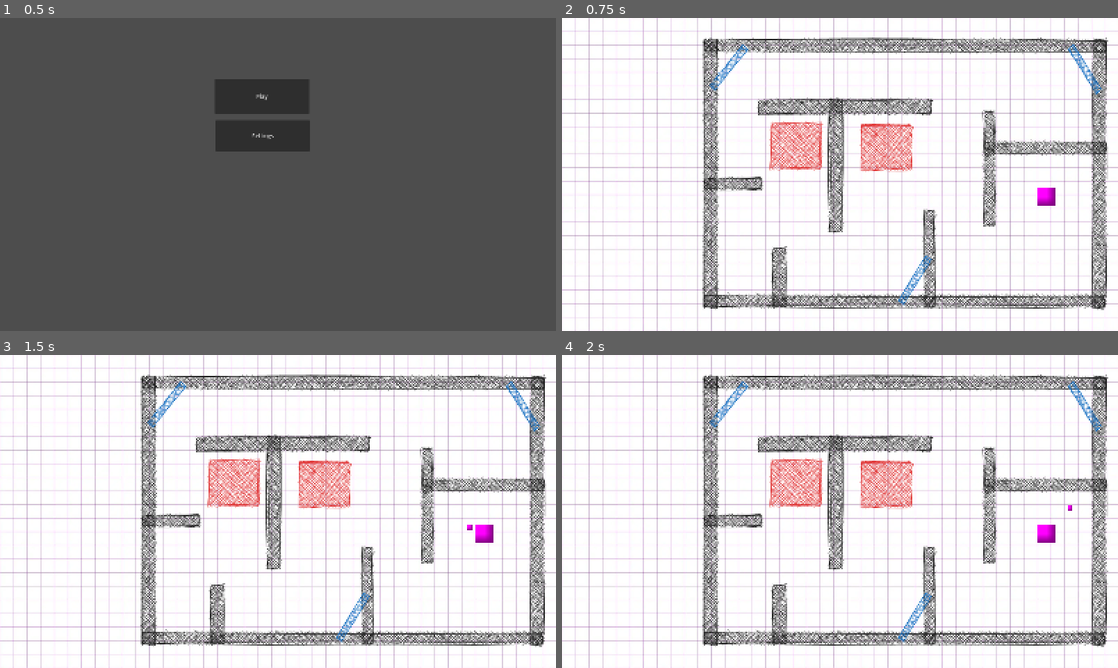
Above: before the commit, frames 1-4 (two rows, left to right).
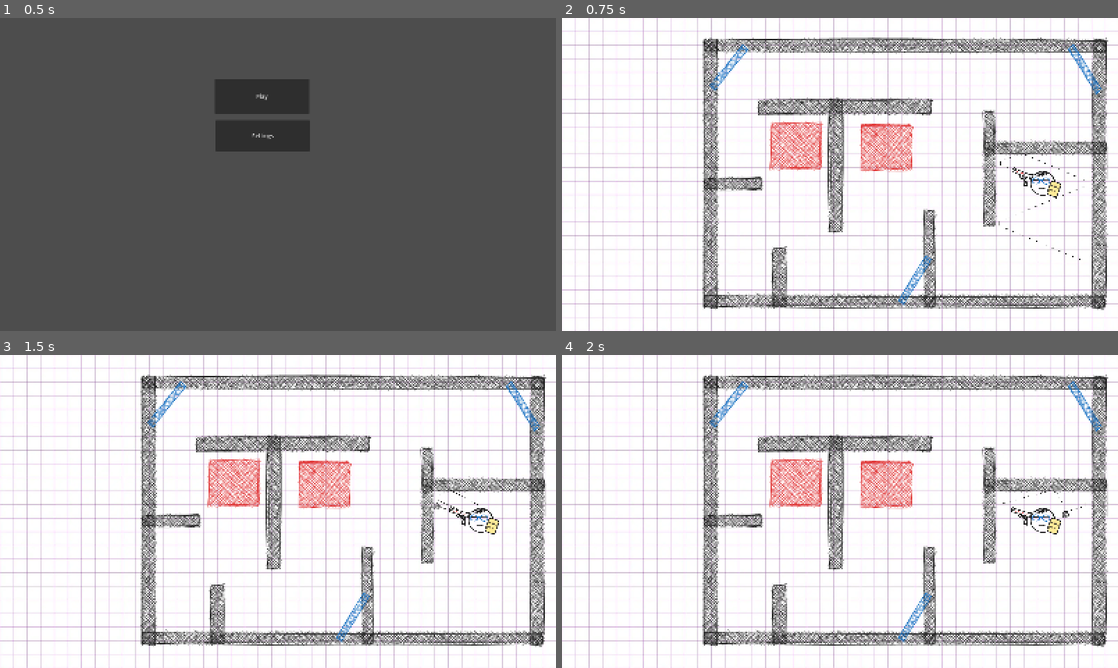
Above: after the commit, the same moments.

Repository: RebellionDevs/100P
Game: Godot game, scene res://scenes/main_menu.tscn
Same seed, same stepped clock (60 frames per second), same inputs: the game is played once before the commit and once after it.
Inputs (mouse positions are in pixels of both pictures, inside the frame that each line leads up to):
- Up to frame 1 (0.5 s): no input
- Up to frame 2 (0.75 s): click "Play" at 0.5 s
- Up to frame 3 (1.5 s): tap Enter at 1.25 s; move the mouse to (400, 495) at 1.27 s; click (400, 495) at 1.42 s
- Up to frame 4 (2 s): no input

Frame 1 is identical in both runs. In frame 2, 0.5% of the frame differs, in the area x 78-94%, y 43-78%; in frame 3, 0.5%, in the area x 77-90%, y 43-60%; in frame 4, 0.5%.

Commit message:
feat: add player sprite, bullet sprite, trajectory-sprite, glow-up player

Diff:
--- a/project.godot
+++ b/project.godot
@@ -10,7 +10,7 @@
 
 [application]
 
-config/name="New Game Project"
+config/name="100P"
 run/main_scene="uid://2yvq6yiiep7y"
 config/features=PackedStringArray("4.7", "Forward Plus")
 config/icon="res://icon.svg"
@@ -25,6 +25,7 @@
 [global_group]
 
 function_wall="allow to use function card"
+player=""
 
 [physics]
 
--- a/scenes/bullet.tscn
+++ b/scenes/bullet.tscn
@@ -1,8 +1,7 @@
 [gd_scene format=3 uid="uid://dtclgpudk4ih3"]
 
 [ext_resource type="Script" uid="uid://dthduphgyhnuk" path="res://scripts/bullet.gd" id="1_mkf8s"]
-
-[sub_resource type="PlaceholderTexture2D" id="PlaceholderTexture2D_hh6ca"]
+[ext_resource type="Texture2D" uid="uid://bql1oqe27krys" path="res://assets/sprites/bullet.png" id="2_y25gk"]
 
 [sub_resource type="CircleShape2D" id="CircleShape2D_lstfj"]
 
@@ -10,8 +9,9 @@
 script = ExtResource("1_mkf8s")
 
 [node name="Sprite2D" type="Sprite2D" parent="." unique_id=183231814]
-scale = Vector2(15, 15)
-texture = SubResource("PlaceholderTexture2D_hh6ca")
+position = Vector2(1.1920929e-07, 1.1920929e-07)
+scale = Vector2(0.30588263, 0.30588263)
+texture = ExtResource("2_y25gk")
 
 [node name="CollisionShape2D" type="CollisionShape2D" parent="." unique_id=489801703]
 shape = SubResource("CircleShape2D_lstfj")
--- a/scenes/level-1.tscn
+++ b/scenes/level-1.tscn
@@ -58,7 +58,7 @@
 polygon = PackedVector2Array(859, 310, 860, 437, 1008, 434, 1007, 309)
 
 [node name="Player" parent="." unique_id=820453694 instance=ExtResource("3_w8wmq")]
-position = Vector2(1395, 515)
+position = Vector2(1392.9999, 477.99997)
 scale = Vector2(50, 50)
 
 [connection signal="body_entered" from="IntegralZone" to="." method="_on_integral_zone_body_entered"]
--- a/scenes/player.tscn
+++ b/scenes/player.tscn
@@ -2,12 +2,40 @@
 
 [ext_resource type="Script" uid="uid://cwqmrrjai1glx" path="res://scripts/player.gd" id="1_3vyb7"]
 [ext_resource type="PackedScene" uid="uid://dtclgpudk4ih3" path="res://scenes/bullet.tscn" id="2_g2els"]
+[ext_resource type="Texture2D" uid="uid://b6rhxo6reea7" path="res://assets/sprites/player_skin_1.png" id="3_qhqgy"]
+[ext_resource type="Texture2D" uid="uid://c5a0g4wekbj2w" path="res://assets/sprites/pistol.png" id="4_dqkch"]
+[ext_resource type="Texture2D" uid="uid://dtw06q4j747oi" path="res://assets/sprites/trajectory.png" id="5_qlg0r"]
 
-[sub_resource type="PlaceholderTexture2D" id="PlaceholderTexture2D_hh6ca"]
+[sub_resource type="CircleShape2D" id="CircleShape2D_hh6ca"]
+radius = 1.0
 
-[node name="Node2D" type="Node2D" unique_id=820453694]
+[node name="Player" type="StaticBody2D" unique_id=248845660 groups=["player"]]
 script = ExtResource("1_3vyb7")
 bullet_scene = ExtResource("2_g2els")
 
 [node name="Sprite2D" type="Sprite2D" parent="." unique_id=2146723943]
-texture = SubResource("PlaceholderTexture2D_hh6ca")
+scale = Vector2(0.019662157, 0.01932988)
+texture = ExtResource("3_qhqgy")
+
+[node name="CollisionShape2D" type="CollisionShape2D" parent="." unique_id=489161021]
+visible = false
+position = Vector2(-0.2, -0.1)
+scale = Vector2(0.7, 0.7)
+shape = SubResource("CircleShape2D_hh6ca")
+
+[node name="GunPivot" type="Node2D" parent="." unique_id=64178165]
+
+[node name="GunSprite" type="Sprite2D" parent="GunPivot" unique_id=733342814]
+position = Vector2(-2.1953125, -0.34375)
+scale = Vector2(0.01, 0.01)
+texture = ExtResource("4_dqkch")
+centered = false
+
+[node name="Muzzle" type="Marker2D" parent="GunPivot" unique_id=1952067066]
+position = Vector2(-2.09375, -0.0625)
+
+[node name="TrajectoryLine" type="Line2D" parent="." unique_id=725570398]
+points = PackedVector2Array(-2.0703125, -0.0625)
+width = 0.5
+texture = ExtResource("5_qlg0r")
+texture_mode = 2
--- a/scripts/bullet.gd
+++ b/scripts/bullet.gd
@@ -1,29 +1,34 @@
 class_name Bullet
 extends CharacterBody2D
 
-# Настройки скорости и лимита рикошетов
-@export var speed: float = 600.0
+@export var speed: float = 1200.0
 @export var max_bounces: int = 5
 
 var bounce_count: int = 0
+var is_under_function: bool = false
 
 func _ready() -> void:
 	add_to_group("bullet")
 
 func _physics_process(delta: float) -> void:
 	var collision = move_and_collide(velocity * delta)
+	if collision:
+		_handle_collision(collision)
 
-	if collision:
-		_handle_bounce(collision)
-
-func _handle_bounce(collision: KinematicCollision2D) -> void:
+func _handle_collision(collision: KinematicCollision2D) -> void:
 	var collider = collision.get_collider()
 	var normal = collision.get_normal()
 
-	if collider and collider.is_in_group("function_wall"):
-		bounce_count = 0
-		_apply_function_bounce(collision, normal)
-		return
+	if collider:
+		if collider.is_in_group("player"):
+			_handle_player_hit(collider)
+			return
+
+		if collider.is_in_group("function_wall"):
+			bounce_count = 0
+			is_under_function = true
+			_apply_function_bounce(collision, normal)
+			return
 
 	bounce_count += 1
 	if bounce_count > max_bounces:
@@ -32,10 +37,18 @@
 
 	velocity = velocity.bounce(normal)
 
-# TEST
+func _handle_player_hit(player: Node2D) -> void:
+	if not is_under_function:
+		if player.has_method("take_damage"):
+			player.take_damage(1)
+	else:
+		# enemy take damage at this block
+		pass
+
+	queue_free()
+
 func _apply_function_bounce(collision: KinematicCollision2D, normal: Vector2) -> void:
 	var hit_pos = collision.get_position()
 	var base_bounce = velocity.bounce(normal)
-
 	var math_modifier = sin(hit_pos.x * 0.05) * 200.0
 	velocity = base_bounce + Vector2(0, math_modifier)
--- a/scripts/player.gd
+++ b/scripts/player.gd
@@ -3,22 +3,74 @@
 
 @export var bullet_scene: PackedScene
 @export var shoot_speed: float = 700.0
+@export var max_prediction: int = 5
+
+@onready var gun_pivot: Node2D = $GunPivot
+@onready var muzzle: Marker2D = $GunPivot/Muzzle
+@onready var trajectory_line: Line2D = $TrajectoryLine
+
+func _process(_delta: float) -> void:
+	var mouse_pos = get_global_mouse_position()
+
+	var direction = mouse_pos - global_position
+	gun_pivot.rotation = direction.angle() + PI
+
+	update_trajectory()
 
 func _unhandled_input(event: InputEvent) -> void:
 	if event is InputEventMouseButton and event.pressed and event.button_index == MOUSE_BUTTON_LEFT:
 		shoot()
 
+func update_trajectory() -> void:
+	var points: Array[Vector2] = []
+	var current_pos = muzzle.global_position
+	var mouse_pos = get_global_mouse_position()
+	var direction = (mouse_pos - muzzle.global_position).normalized()
+	var current_velocity = direction * shoot_speed
+
+	points.append(to_local(muzzle.global_position))
+
+	var space_state = get_world_2d().direct_space_state
+
+	for i in range(max_prediction):
+		var target_pos = current_pos + current_velocity.normalized() * 2000.0
+
+		var query = PhysicsRayQueryParameters2D.create(current_pos, target_pos)
+		var result = space_state.intersect_ray(query)
+
+		if result:
+			var hit_pos = result.position
+			var normal = result.normal
+			var collider = result.collider
+
+			points.append(to_local(hit_pos))
+
+			if collider and collider.is_in_group("function_wall"):
+				var base_bounce = current_velocity.bounce(normal)
+				var math_modifier = sin(hit_pos.x * 0.05) * 200.0
+				current_velocity = base_bounce + Vector2(0, math_modifier)
+			else:
+				current_velocity = current_velocity.bounce(normal)
+
+			current_pos = hit_pos + normal * 1.0
+		else:
+			points.append(to_local(target_pos))
+			break
+
+	trajectory_line.points = points
+
 func shoot() -> void:
+	if not bullet_scene:
+		return
 
 	var bullet = bullet_scene.instantiate() as CharacterBody2D
 	if not bullet:
 		return
 
-	bullet.global_position = global_position
+	bullet.global_position = muzzle.global_position
 
 	var mouse_pos = get_global_mouse_position()
-	var direction = (mouse_pos - global_position).normalized()
-
+	var direction = (mouse_pos - muzzle.global_position).normalized()
 	bullet.velocity = direction * shoot_speed
 
 	get_tree().current_scene.add_child(bullet)
Binary file added: assets/sprites/bullet.png
Not shown, added: assets/sprites/bullet.png.import
Binary file added: assets/sprites/pistol.png
Not shown, added: assets/sprites/pistol.png.import
Binary file added: assets/sprites/player_skin_1.png
Not shown, added: assets/sprites/player_skin_1.png.import
Binary file added: assets/sprites/trajectory.png
Not shown, added: assets/sprites/trajectory.png.import
